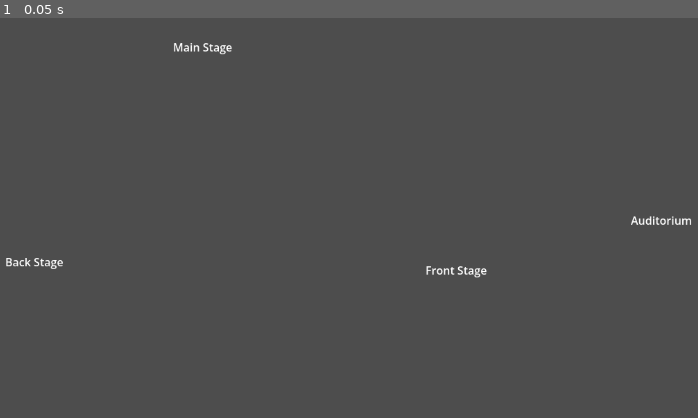
Above: before the commit, frame 1.
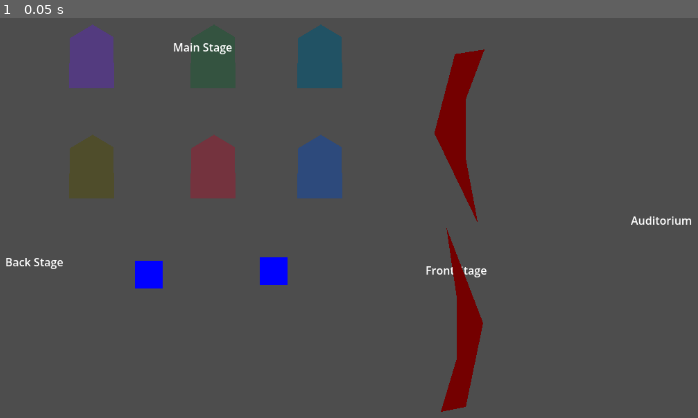
Above: after the commit, the same moment.

Repository: GomaGames/GGJ-2026
Game: Godot game, scene res://scenes/MainScene.tscn
Same seed, same stepped clock (60 frames per second), same inputs: the game is played once before the commit and once after it. This scene is started directly instead of the project's main scene.
Inputs:
- Up to frame 1 (0.05 s): no input

The runs differ from the first frame. In frame 1, 8.2% of the frame differs, in the area x 9-70%, y 1-99%.

Commit message:
:sparkles: Actors can move around stage

Diff:
--- a/project.godot
+++ b/project.godot
@@ -15,6 +15,10 @@
 config/features=PackedStringArray("4.6", "Forward Plus")
 config/icon="res://icon.svg"
 
+[autoload]
+
+GameManager="*res://scripts/GameManager.gd"
+
 [physics]
 
 3d/physics_engine="Jolt Physics"
--- a/scenes/MainScene.tscn
+++ b/scenes/MainScene.tscn
@@ -1,8 +1,82 @@
 [gd_scene format=3 uid="uid://cef8vjm1wreax"]
 
+[ext_resource type="PackedScene" uid="uid://player" path="res://scenes/Player.tscn" id="1_echbf"]
+
+[sub_resource type="RectangleShape2D" id="RectangleShape2D_echbf"]
+size = Vector2(42, 34)
+
+[sub_resource type="RectangleShape2D" id="RectangleShape2D_qg23i"]
+size = Vector2(47, 161)
+
+[sub_resource type="RectangleShape2D" id="RectangleShape2D_ibiss"]
+size = Vector2(1192, 161)
+
 [node name="MainScene" type="Node2D" unique_id=718884609]
+y_sort_enabled = true
 
-[node name="TitleLabel" type="Label" parent="." unique_id=1835071114]
+[node name="Dress Rack 1" type="StaticBody2D" parent="." unique_id=226031121]
+position = Vector2(259, 112)
+
+[node name="CollisionShape2D" type="CollisionShape2D" parent="Dress Rack 1" unique_id=1229585141]
+shape = SubResource("RectangleShape2D_echbf")
+
+[node name="Polygon2D" type="Polygon2D" parent="Dress Rack 1" unique_id=244898045]
+color = Color(0.32600486, 0.2326718, 0.50035137, 1)
+polygon = PackedVector2Array(-33, -48, -34, 24, 31, 24, 30, -50, 0, -68)
+
+[node name="Dress Rack 2" type="StaticBody2D" parent="." unique_id=611861792]
+position = Vector2(434, 112)
+
+[node name="CollisionShape2D" type="CollisionShape2D" parent="Dress Rack 2" unique_id=615060934]
+shape = SubResource("RectangleShape2D_echbf")
+
+[node name="Polygon2D" type="Polygon2D" parent="Dress Rack 2" unique_id=756342548]
+color = Color(0.20776388, 0.32795632, 0.25267884, 1)
+polygon = PackedVector2Array(-33, -48, -34, 24, 31, 24, 30, -50, 0, -68)
+
+[node name="Dress Rack 3" type="StaticBody2D" parent="." unique_id=773536788]
+position = Vector2(588, 112)
+
+[node name="CollisionShape2D" type="CollisionShape2D" parent="Dress Rack 3" unique_id=1411162085]
+shape = SubResource("RectangleShape2D_echbf")
+
+[node name="Polygon2D" type="Polygon2D" parent="Dress Rack 3" unique_id=74627817]
+color = Color(0.13253075, 0.32290083, 0.39545876, 1)
+polygon = PackedVector2Array(-33, -48, -34, 24, 31, 24, 30, -50, 0, -68)
+
+[node name="Dress Rack 4" type="StaticBody2D" parent="." unique_id=1603682894]
+position = Vector2(259, 271)
+
+[node name="CollisionShape2D" type="CollisionShape2D" parent="Dress Rack 4" unique_id=399036963]
+shape = SubResource("RectangleShape2D_echbf")
+
+[node name="Polygon2D" type="Polygon2D" parent="Dress Rack 4" unique_id=1095193223]
+color = Color(0.31310874, 0.3019784, 0.17057562, 1)
+polygon = PackedVector2Array(-33, -48, -34, 24, 31, 24, 30, -50, 0, -68)
+
+[node name="Dress Rack 5" type="StaticBody2D" parent="." unique_id=121966401]
+position = Vector2(434, 271)
+
+[node name="CollisionShape2D" type="CollisionShape2D" parent="Dress Rack 5" unique_id=1037352405]
+shape = SubResource("RectangleShape2D_echbf")
+
+[node name="Polygon2D" type="Polygon2D" parent="Dress Rack 5" unique_id=1774235297]
+color = Color(0.45869178, 0.20058298, 0.24643692, 1)
+polygon = PackedVector2Array(-33, -48, -34, 24, 31, 24, 30, -50, 0, -68)
+
+[node name="Dress Rack 6" type="StaticBody2D" parent="." unique_id=1617459162]
+position = Vector2(588, 271)
+
+[node name="CollisionShape2D" type="CollisionShape2D" parent="Dress Rack 6" unique_id=875917483]
+shape = SubResource("RectangleShape2D_echbf")
+
+[node name="Polygon2D" type="Polygon2D" parent="Dress Rack 6" unique_id=1449950352]
+color = Color(0.17879683, 0.2929185, 0.48628098, 1)
+polygon = PackedVector2Array(-33, -48, -34, 24, 31, 24, 30, -50, 0, -68)
+
+[node name="Tmp Labels" type="Node" parent="." unique_id=2058468052]
+
+[node name="TitleLabel" type="Label" parent="Tmp Labels" unique_id=1835071114]
 offset_left = 75.0
 offset_top = 375.0
 offset_right = 275.0
@@ -10,7 +84,7 @@
 text = "Back Stage"
 horizontal_alignment = 1
 
-[node name="TitleLabel3" type="Label" parent="." unique_id=1733149337]
+[node name="TitleLabel3" type="Label" parent="Tmp Labels" unique_id=1733149337]
 offset_left = 684.0
 offset_top = 387.0
 offset_right = 884.0
@@ -18,7 +92,7 @@
 text = "Front Stage"
 horizontal_alignment = 1
 
-[node name="TitleLabel4" type="Label" parent="." unique_id=1219895590]
+[node name="TitleLabel4" type="Label" parent="Tmp Labels" unique_id=1219895590]
 offset_left = 980.0
 offset_top = 315.0
 offset_right = 1180.0
@@ -26,10 +100,69 @@
 text = "Auditorium"
 horizontal_alignment = 1
 
-[node name="TitleLabel2" type="Label" parent="." unique_id=1806138343]
+[node name="TitleLabel2" type="Label" parent="Tmp Labels" unique_id=1806138343]
 offset_left = 318.0
 offset_top = 65.0
 offset_right = 518.0
 offset_bottom = 91.0
 text = "Main Stage"
 horizontal_alignment = 1
+
+[node name="Boundaries" type="Node" parent="." unique_id=641252662]
+
+[node name="Auditorium" type="StaticBody2D" parent="Boundaries" unique_id=167743628]
+
+[node name="CollisionPolygon2D" type="CollisionPolygon2D" parent="Boundaries/Auditorium" unique_id=1029319281]
+polygon = PackedVector2Array(889, 3, 982, 153, 984, 515, 878, 650, 1152, 652, 1156, 4)
+
+[node name="Left Curtain" type="StaticBody2D" parent="Boundaries" unique_id=1102540686]
+position = Vector2(788, 207)
+
+[node name="CollisionShape2D" type="CollisionShape2D" parent="Boundaries/Left Curtain" unique_id=1926061480]
+shape = SubResource("RectangleShape2D_qg23i")
+
+[node name="Right Curtain" type="StaticBody2D" parent="Boundaries" unique_id=50440758]
+position = Vector2(788, 462)
+
+[node name="CollisionShape2D" type="CollisionShape2D" parent="Boundaries/Right Curtain" unique_id=991752346]
+shape = SubResource("RectangleShape2D_qg23i")
+
+[node name="Top Bounds" type="StaticBody2D" parent="Boundaries" unique_id=640413483]
+position = Vector2(562, -79)
+
+[node name="CollisionShape2D" type="CollisionShape2D" parent="Boundaries/Top Bounds" unique_id=1556550465]
+shape = SubResource("RectangleShape2D_ibiss")
+
+[node name="Bottom Bounds" type="StaticBody2D" parent="Boundaries" unique_id=1323465377]
+position = Vector2(562, 729)
+
+[node name="CollisionShape2D" type="CollisionShape2D" parent="Boundaries/Bottom Bounds" unique_id=875642709]
+shape = SubResource("RectangleShape2D_ibiss")
+
+[node name="Left Bounds" type="StaticBody2D" parent="Boundaries" unique_id=67969277]
+position = Vector2(562, 729)
+
+[node name="CollisionShape2D" type="CollisionShape2D" parent="Boundaries/Left Bounds" unique_id=2064973581]
+position = Vector2(-642, -481.99994)
+rotation = -1.5737207
+shape = SubResource("RectangleShape2D_ibiss")
+
+[node name="Visuals" type="Node" parent="." unique_id=837195794]
+
+[node name="TMP Right Curtain" type="Polygon2D" parent="Visuals" unique_id=2090764864]
+position = Vector2(734, 284)
+color = Color(0.45719898, 9.1448425e-07, 2.4065375e-07, 1)
+polygon = PackedVector2Array(35, 53, 50, 154, 50, 242, 27, 319, 63, 312, 88, 191)
+
+[node name="TMP Left Curtain" type="Polygon2D" parent="Visuals" unique_id=1574530452]
+position = Vector2(856, 381)
+scale = Vector2(-1.1851686, -0.943031)
+color = Color(0.45719898, 9.1448425e-07, 2.4065375e-07, 1)
+polygon = PackedVector2Array(35, 53, 50, 154, 50, 242, 27, 319, 63, 312, 88, 191, 67.18701, 136.80765)
+
+[node name="Actor 1" parent="." unique_id=601871128 instance=ExtResource("1_echbf")]
+position = Vector2(340, 405)
+
+[node name="Actor 2" parent="." unique_id=134137325 instance=ExtResource("1_echbf")]
+position = Vector2(520, 400)
+player_id = 2
--- /dev/null
+++ b/scenes/Player.tscn
@@ -0,0 +1,19 @@
+[gd_scene format=3 uid="uid://player"]
+
+[ext_resource type="Script" path="res://scripts/Player.gd" id="1_script"]
+
+[sub_resource type="RectangleShape2D" id="RectangleShape2D_player"]
+size = Vector2(40, 40)
+
+[node name="Player" type="CharacterBody2D"]
+script = ExtResource("1_script")
+
+[node name="CollisionShape2D" type="CollisionShape2D" parent="."]
+shape = SubResource("RectangleShape2D_player")
+
+[node name="ColorRect" type="ColorRect" parent="."]
+offset_left = -20.0
+offset_top = -20.0
+offset_right = 20.0
+offset_bottom = 20.0
+color = Color(0, 0, 1, 1)
--- /dev/null
+++ b/scripts/GameManager.gd
@@ -0,0 +1,4 @@
+extends Node
+
+var p1_device = -1
+var p2_device = -1
--- /dev/null
+++ b/scripts/Player.gd
@@ -0,0 +1,41 @@
+extends CharacterBody2D
+
+@export var player_id = 1
+@export var speed = 300.0
+
+func _physics_process(delta):
+	var device = -1
+	if player_id == 1:
+		device = GameManager.p1_device
+	elif player_id == 2:
+		device = GameManager.p2_device
+
+	if device == -1:
+		return # Player not assigned
+
+	var direction = Vector2.ZERO
+
+	# Joystick input
+	var x = Input.get_joy_axis(device, JOY_AXIS_LEFT_X)
+	var y = Input.get_joy_axis(device, JOY_AXIS_LEFT_Y)
+
+	# Deadzone
+	if abs(x) < 0.2: x = 0
+	if abs(y) < 0.2: y = 0
+
+	direction = Vector2(x, y)
+
+	# D-pad input override (optional, but good for digital control)
+	if Input.is_joy_button_pressed(device, JOY_BUTTON_DPAD_UP): direction.y = -1
+	if Input.is_joy_button_pressed(device, JOY_BUTTON_DPAD_DOWN): direction.y = 1
+	if Input.is_joy_button_pressed(device, JOY_BUTTON_DPAD_LEFT): direction.x = -1
+	if Input.is_joy_button_pressed(device, JOY_BUTTON_DPAD_RIGHT): direction.x = 1
+
+	if direction.length() > 1.0:
+		direction = direction.normalized()
+	elif direction.length() > 0:
+		# Keep magnitude if less than 1 (for analog control)
+		pass
+
+	velocity = direction * speed
+	move_and_slide()
--- a/scripts/TitleScreen.gd
+++ b/scripts/TitleScreen.gd
@@ -26,11 +26,13 @@
 
 		if p1_device == -1:
 			p1_device = event.device
+			GameManager.p1_device = p1_device
 			label_p1.text = "Player 1 Ready"
 			actor1.visible = true
 			joined_this_frame = true
 		elif p2_device == -1 and event.device != p1_device:
 			p2_device = event.device
+			GameManager.p2_device = p2_device
 			label_p2.text = "Player 2 Ready"
 			actor2.visible = true
 			label_start.visible = true
Not shown, added: scripts/GameManager.gd.uid
Not shown, added: scripts/Player.gd.uid
